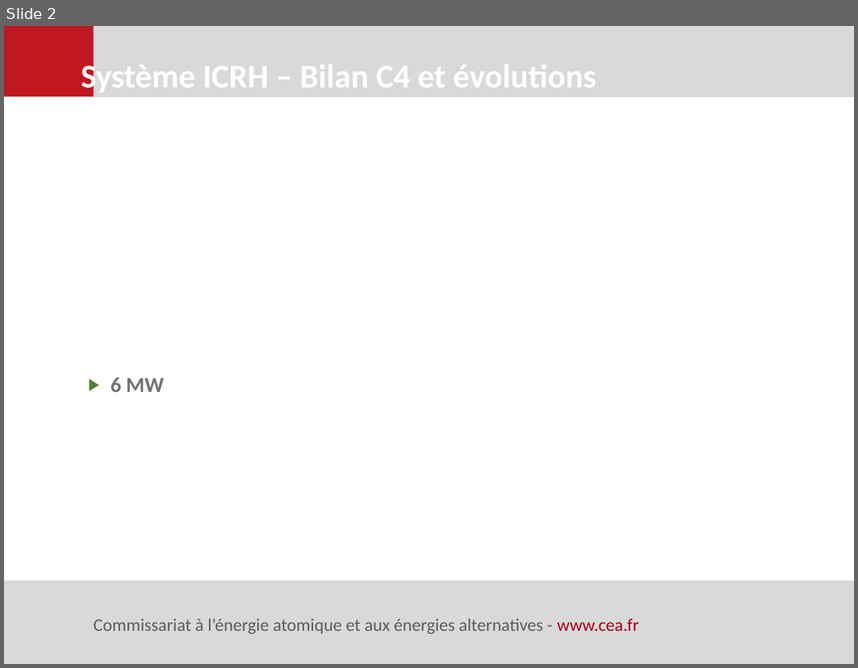
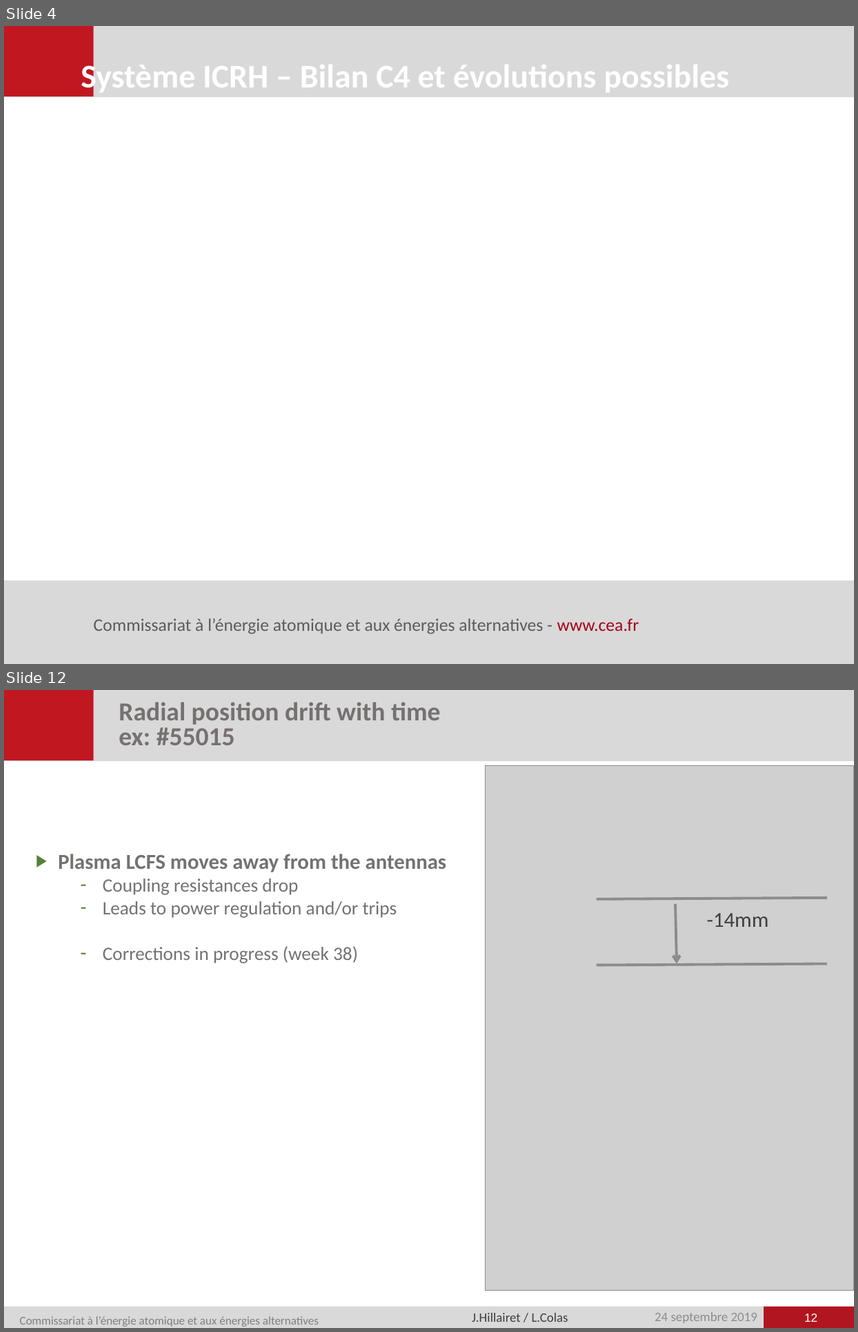
Before and after one commit to jhillairet/WEST_C4, a slide deck: presentations/2019-09-24_Evolutions possibles systeme ICRH de WEST.pptx. Shown one above the other, each under a label of ours: slide 2 before the commit, slides 4 and 12 after it; the slides between them are not shown. The pictures are 858x668 and 858x1332 pixels, drawn with LibreOffice and Linux fonts; fonts in the diff are those of the drawing; grey boxes stand for pictures; background and template pictures are left out. Boxes give left, top, right and bottom in pixels: in the first picture for what was removed or moved away, otherwise in the second. Text is boxed around its words. In the diff, an @@ line names an element or a change of style, - is before the commit and + after.

```diff
--- a/presentations/2019-09-24_Evolutions possibles systeme ICRH de WEST.pptx
+++ b/presentations/2019-09-24_Evolutions possibles systeme ICRH de WEST.pptx
@@ slide 12 added at <box>4,690,854,1328</box>, background #FFFFFF; not listed: 4 template elements that a slide beside it also shows @@
@@ title added at <box>119,702,441,745</box>, 22 pt, text #767171, bold @@
+Radial position drift with time
+ex: #55015
@@ picture added at <box>485,766,854,1290</box> @@
@@ text added at <box>58,854,447,963</box>, 16 pt, text #767171 @@
+▶ Plasma LCFS moves away from the antennas
+  – Coupling resistances drop
+  – Leads to power regulation and/or trips
+  – Corrections in progress (week 38)
@@ line added from (597, 899) to (827, 898), #8C8C8C 2.25 pt @@
@@ arrow added from (675, 903) to (677, 964), #8C8C8C 2.25 pt @@
@@ text added at <box>707,913,769,927</box>, 18 pt, text #3F3F3F @@
+-14mm
@@ line added from (597, 965) to (827, 964), #8C8C8C 2.25 pt @@
@@ text added at <box>20,1316,319,1326</box>, 10 pt, text #808080 @@
+Commissariat à l’énergie atomique et aux énergies alternatives
@@ text added at <box>472,1312,568,1321</box>, 11 pt, text #3F3F3F @@
+J.Hillairet / L.Colas
@@ text added at <box>655,1312,757,1323</box>, 11 pt, text #8C8C8C @@
+24 septembre 2019
@@ page number added at <box>804,1313,818,1321</box>, 10 pt, text #FFFFFF @@
+12
@@ what was slide 2 is now slide 4 @@
@@ slide 4 changed as well @@
@@ text at <box>81,56,729,96</box>: text changed @@
-Système ICRH – Bilan C4 et évolutions
+Système ICRH – Bilan C4 et évolutions possibles
@@ text removed at <box>110,377,164,392</box> @@
-▶ 6 MW
```
Also in this commit, not shown: 1 other slide changed, 20 other slides added, 17 other files.
